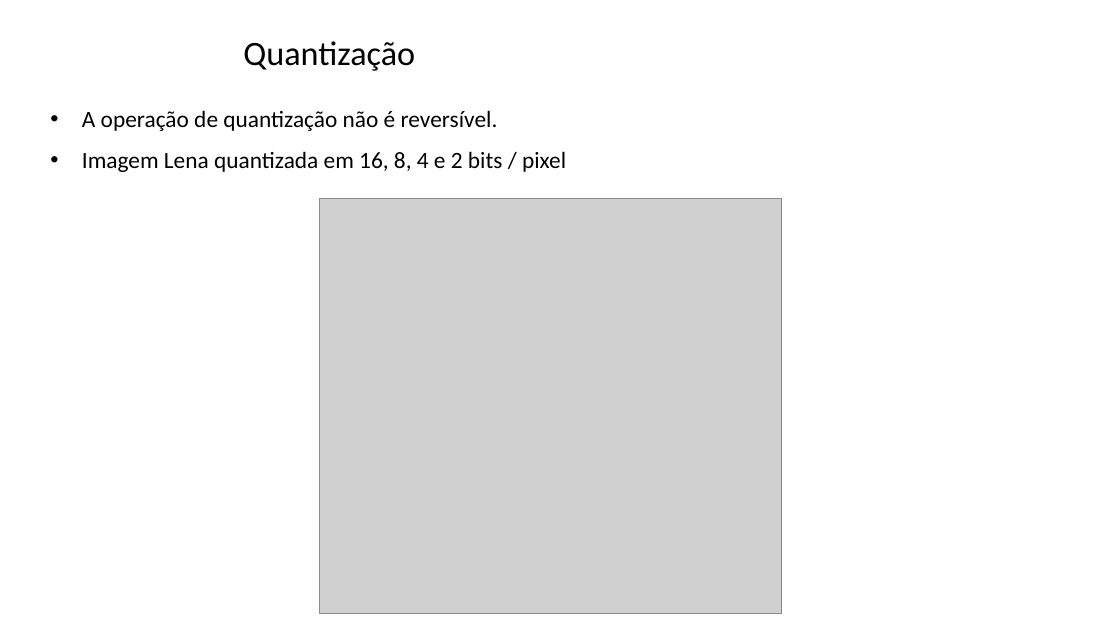
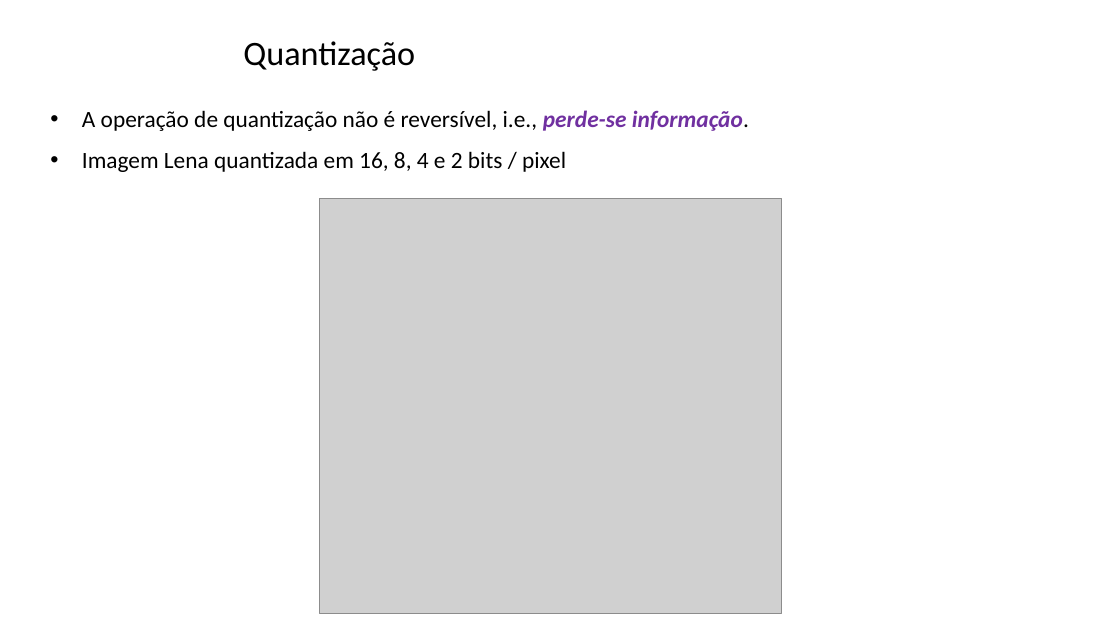
Before and after one commit to zz4fap/tp557-iot-ml, a slide deck: slide 37 of slides/TP557_14_introducao_tensorflowlite.pptx (slide 38 before the commit). Drawn at 1120x630 pixels with LibreOffice and Linux fonts; fonts in the diff are those of the drawing; grey boxes stand for pictures; background and template pictures are left out. Boxes give left, top, right and bottom in pixels: in the first picture for what was removed or moved away, otherwise in the second. Text is boxed around its words. In the diff, an @@ line names an element or a change of style, - is before the commit and + after.

```diff
--- a/slides/TP557_14_introducao_tensorflowlite.pptx
+++ b/slides/TP557_14_introducao_tensorflowlite.pptx
@@ text at bbox=[82, 110, 749, 131]: text changed @@
-• A operação de quantização não é reversível.
+• A operação de quantização não é reversível, i.e., perde-se informação.
```
Also in this commit, not shown: 8 other slides changed, 1 slide removed.
